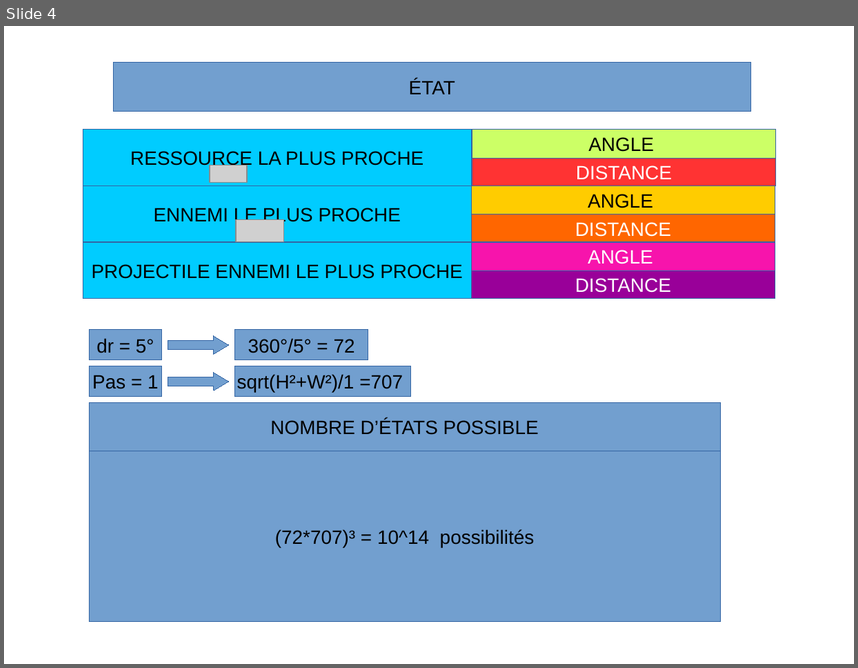
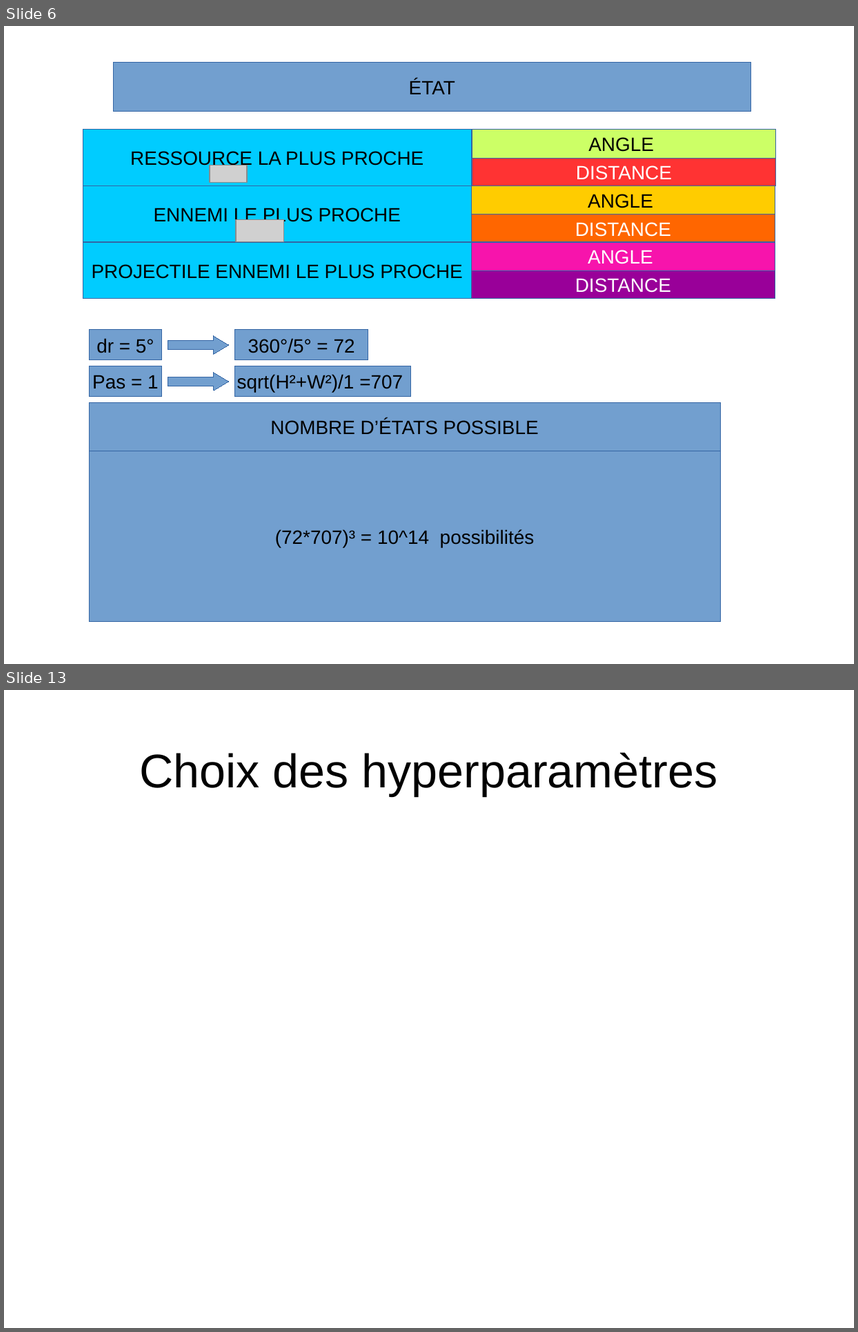
Before and after one commit to pfpimenta/projet_majeure, a slide deck: Presentation.odp. Shown one above the other, each under a label of ours: slide 4 before the commit, slides 6 and 13 after it; the slides between them are not shown. The pictures are 858x668 and 858x1332 pixels, drawn with LibreOffice and Linux fonts; fonts in the diff are those of the drawing; grey boxes stand for pictures; background and template pictures are left out. Boxes give left, top, right and bottom in pixels: in the first picture for what was removed or moved away, otherwise in the second. Text is boxed around its words. In the diff, an @@ line names an element or a change of style, - is before the commit and + after.

```diff
--- a/Presentation.odp
+++ b/Presentation.odp
@@ slide 13 added at (x1=4, y1=690, x2=854, y2=1328), background #FFFFFF @@
@@ title added at (x1=139, y1=752, x2=718, y2=796), 44 pt, text #000000 @@
+Choix des hyperparamètres
@@ what was slide 4 is now slide 6 @@
```
Also in this commit, not shown: 1 slide changed, 8 other slides added.
